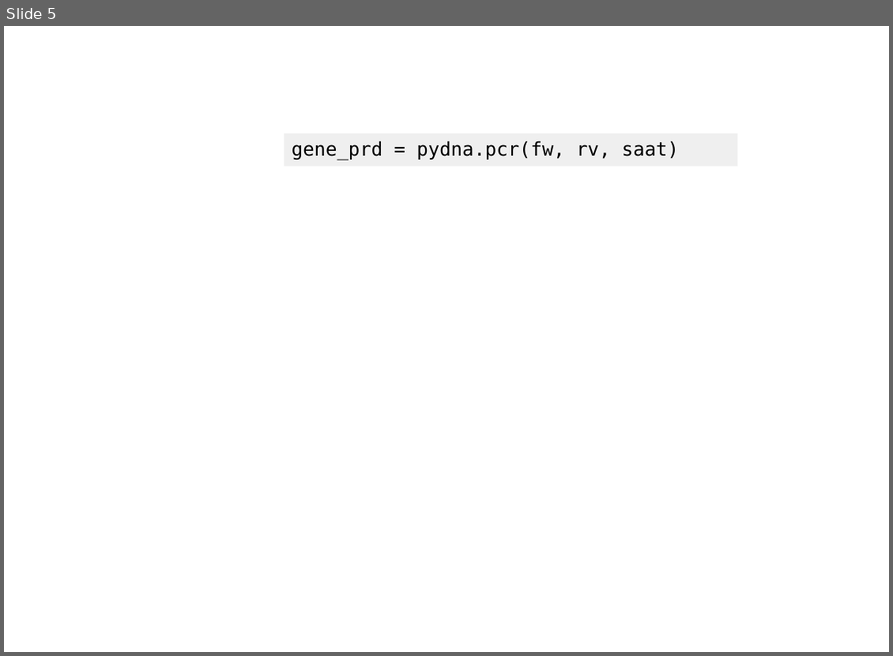
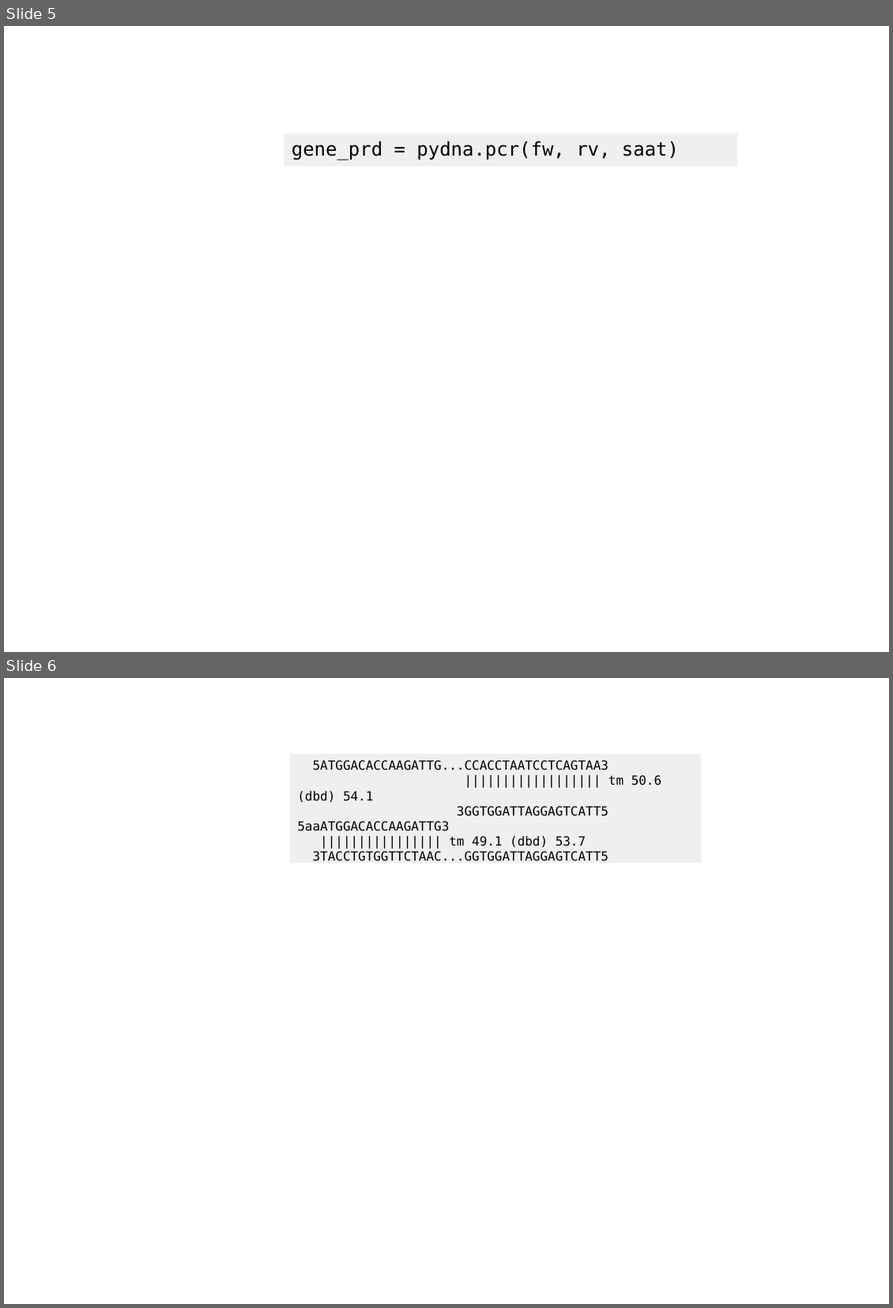
Before and after one commit to BjornFJohansson/pydna-examples, a slide deck: strawberry aat/saat_cloning.odp. Shown one above the other, each under a label of ours: slide 5 before the commit, slides 5 and 6 after it. The pictures are 893x656 and 893x1308 pixels, drawn with LibreOffice and Linux fonts; fonts in the diff are those of the drawing; background and template pictures are left out. Boxes give left, top, right and bottom in pixels: in the first picture for what was removed or moved away, otherwise in the second. Text is boxed around its words. In the diff, an @@ line names an element or a change of style, - is before the commit and + after.

```diff
--- a/strawberry aat/saat_cloning.odp
+++ b/strawberry aat/saat_cloning.odp
@@ slide 6 added at (4, 678, 889, 1304), background picture (left out) @@
@@ rectangle added at (290, 754, 701, 863), fill #EEEEEE at 90% opacity, 12 pt, text #000000 @@
+5ATGGACACCAAGATTG...CCACCTAATCCTCAGTAA3
+|||||||||||||||||| tm 50.6 (dbd) 54.1
+3GGTGGATTAGGAGTCATT5
+5aaATGGACACCAAGATTG3
+|||||||||||||||| tm 49.1 (dbd) 53.7
+3TACCTGTGGTTCTAAC...GGTGGATTAGGAGTCATT5
```
Also in this commit, not shown: 27 other files.
